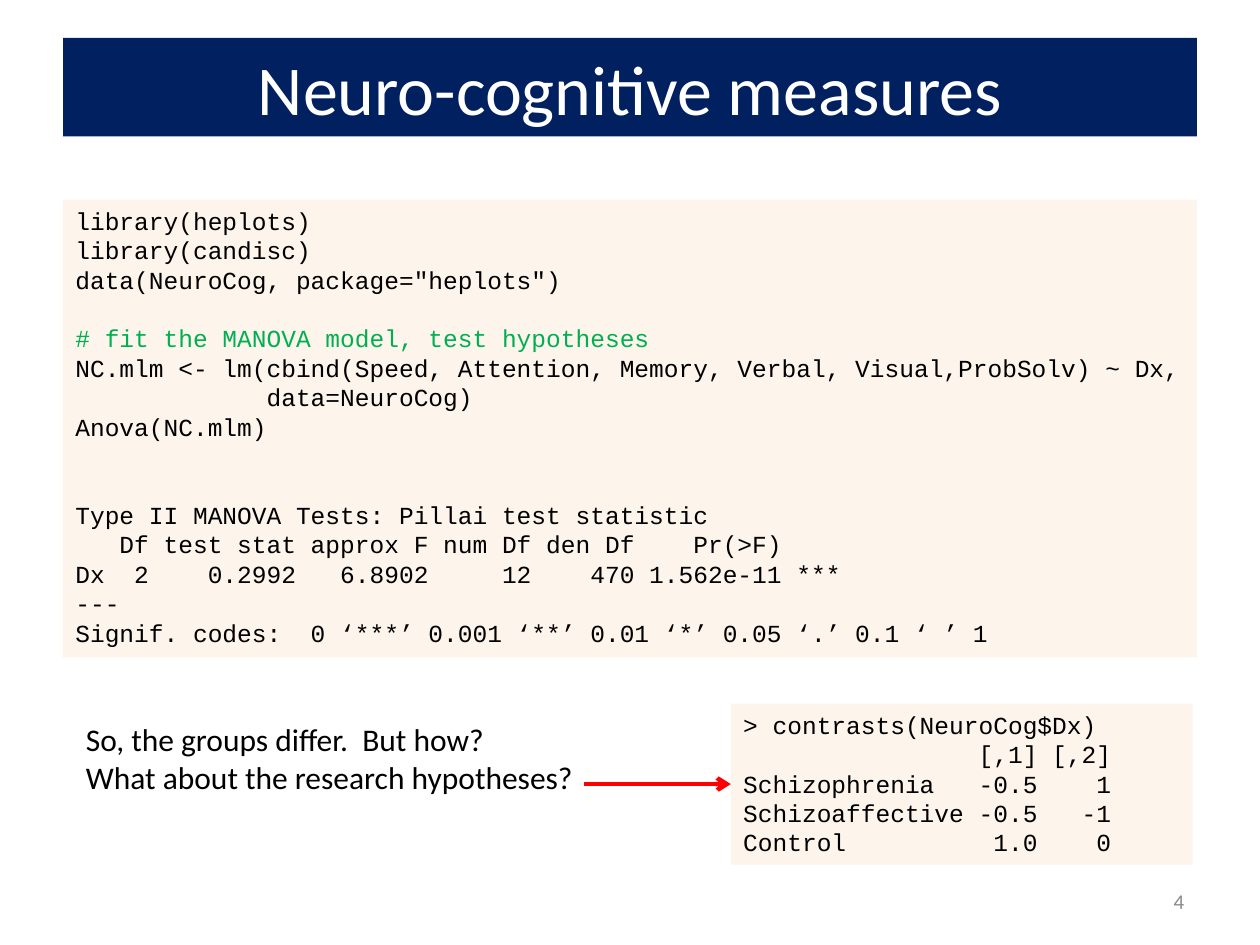
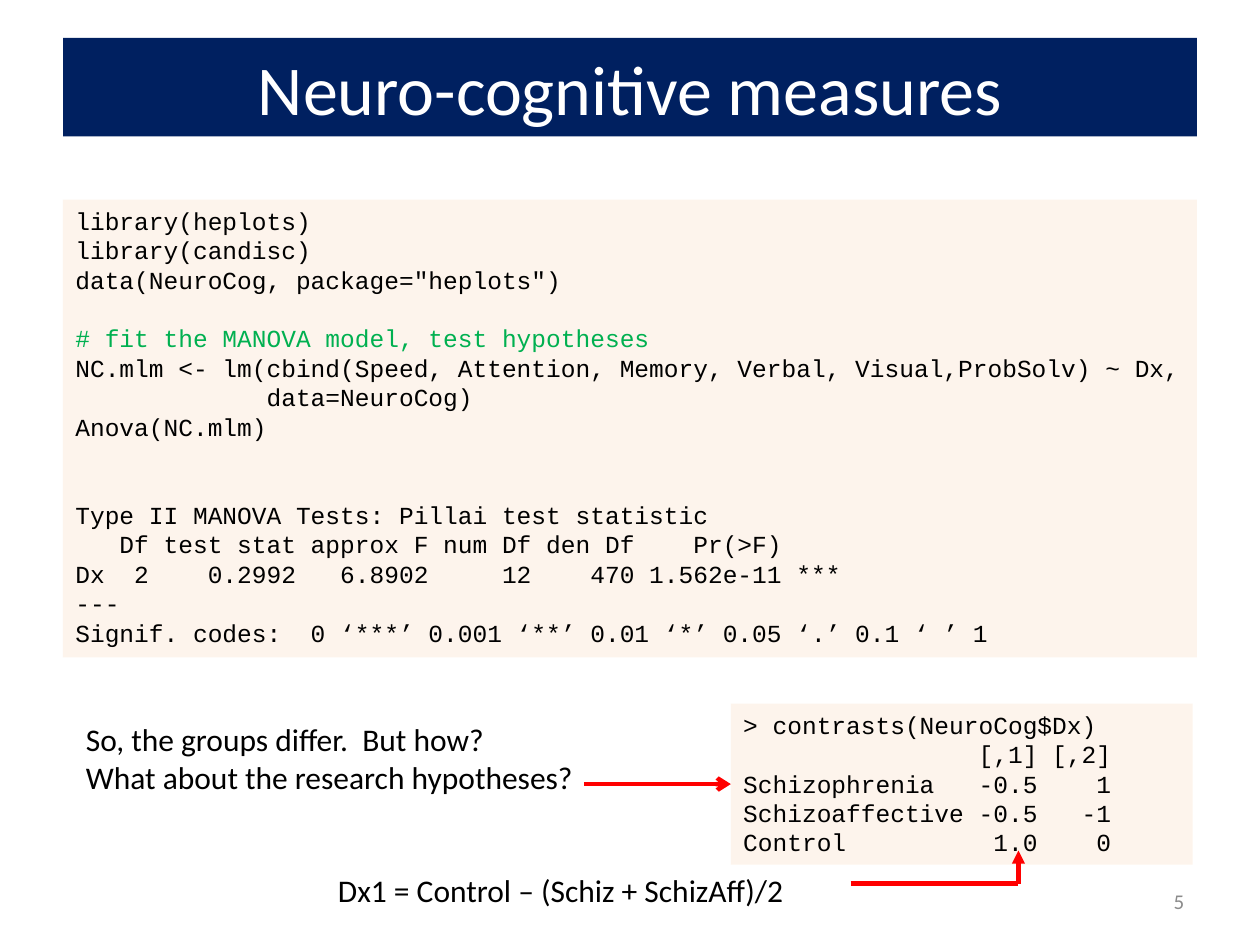
Before and after one commit to friendly/VisMLM-course, a slide deck: slide 5 of docs/lectures/lecture3.pptx (slide 4 before the commit). Drawn at 1260x945 pixels with LibreOffice and Linux fonts; fonts in the diff are those of the drawing. Boxes give left, top, right and bottom in pixels: in the first picture for what was removed or moved away, otherwise in the second. Text is boxed around its words. In the diff, an @@ line names an element or a change of style, - is before the commit and + after.

```diff
--- a/docs/lectures/lecture3.pptx
+++ b/docs/lectures/lecture3.pptx
@@ arrow added from (1018, 883) to (1018, 850), #FF0000 2.5 pt @@
@@ text added at (x1=338, y1=879, x2=783, y2=906), 18 pt, text #000000 @@
+Dx1 = Control – (Schiz + SchizAff)/2
@@ line added from (850, 883) to (1018, 883), #FF0000 2.5 pt @@
@@ page number at (x1=1174, y1=895, x2=1185, y2=909): text changed @@
-4
+5
```
Also in this commit, not shown: 8 other slides changed, 3 slides added, 35 other files.
